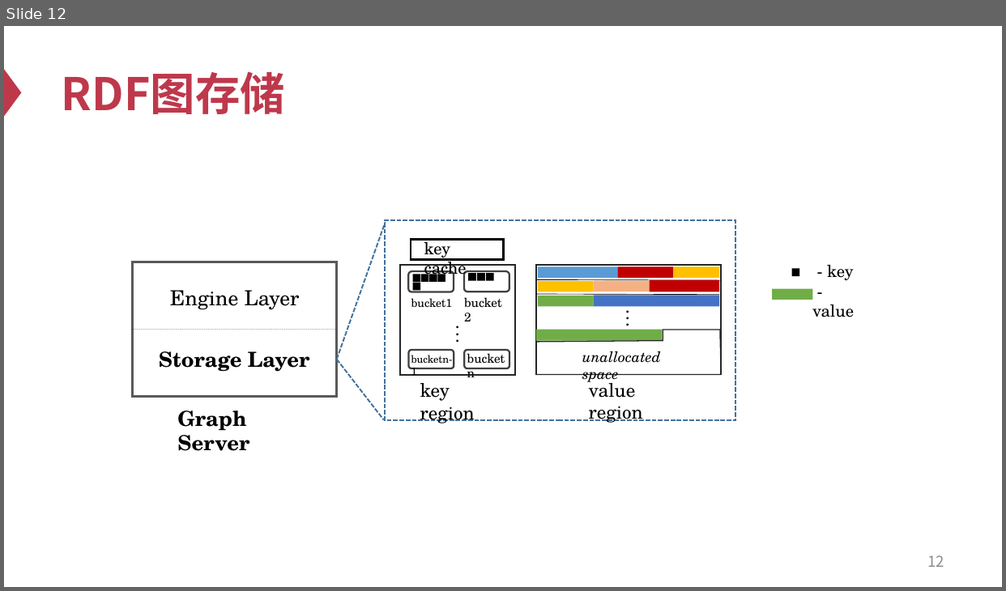
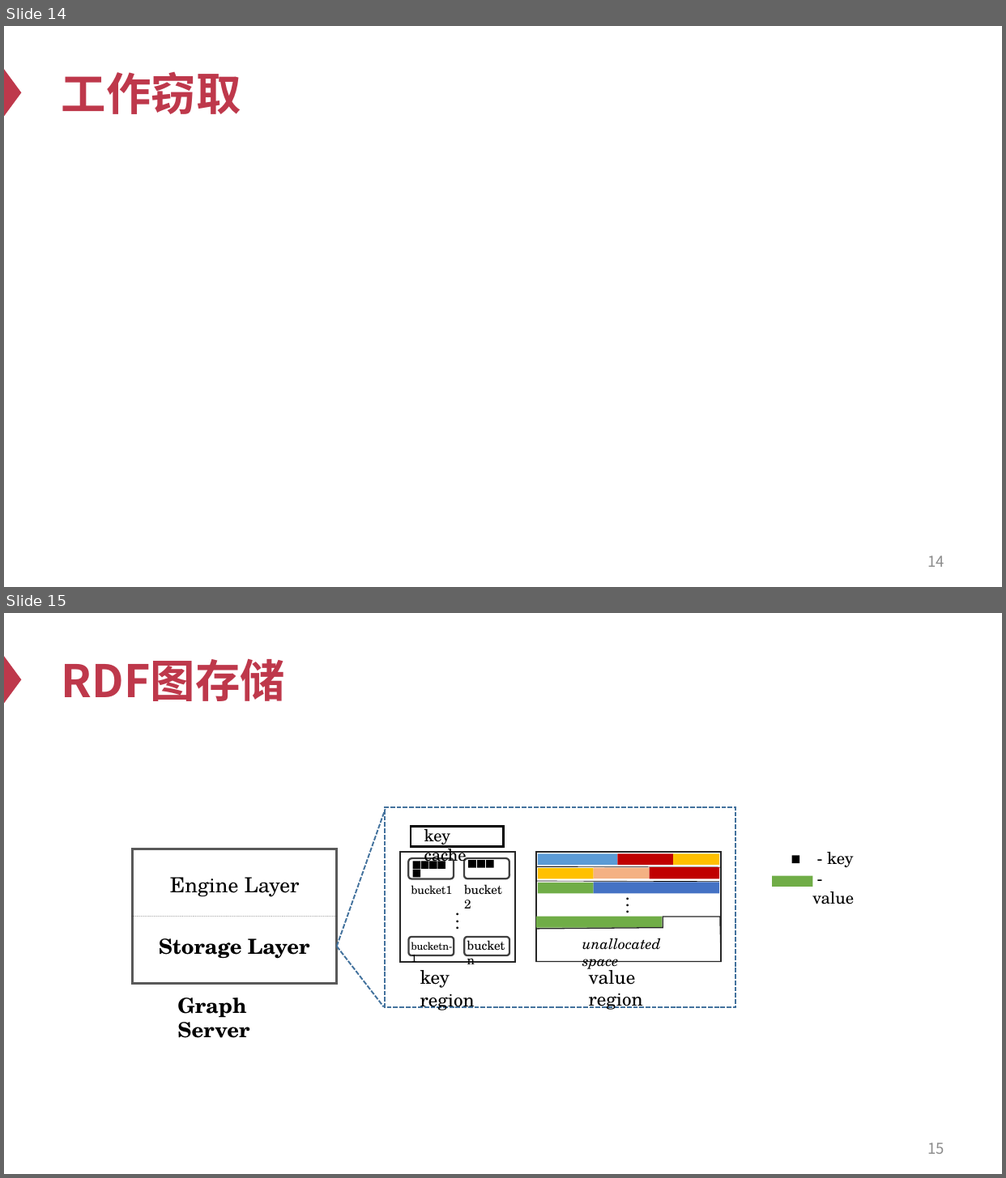
Before and after one commit to SJTU-IPADS/wukong, a slide deck: docs/wukong介绍.pptx. Shown one above the other, each under a label of ours: slide 12 before the commit, slides 14 and 15 after it. The pictures are 1006x591 and 1006x1178 pixels, drawn with LibreOffice and Linux fonts; fonts in the diff are those of the drawing. Boxes give left, top, right and bottom in pixels: in the first picture for what was removed or moved away, otherwise in the second. Text is boxed around its words. In the diff, an @@ line names an element or a change of style, - is before the commit and + after.

```diff
--- a/docs/wukong介绍.pptx
+++ b/docs/wukong介绍.pptx
@@ slide 14 added at (4, 26, 1002, 587), background #FFFFFF; not listed: 1 template element that a slide beside it also shows @@
@@ title added at (62, 71, 241, 114), 43.2 pt, text #BE384B, bold @@
+工作窃取
@@ page number added at (928, 556, 944, 567), 14.4 pt, text #8C8C8C @@
+14
@@ what was slide 12 is now slide 15 @@
@@ page number at (928, 1143, 944, 1154): text changed @@
-12
+15
```
Also in this commit, not shown: 3 slides changed, 3 other slides added, 1 other file.
